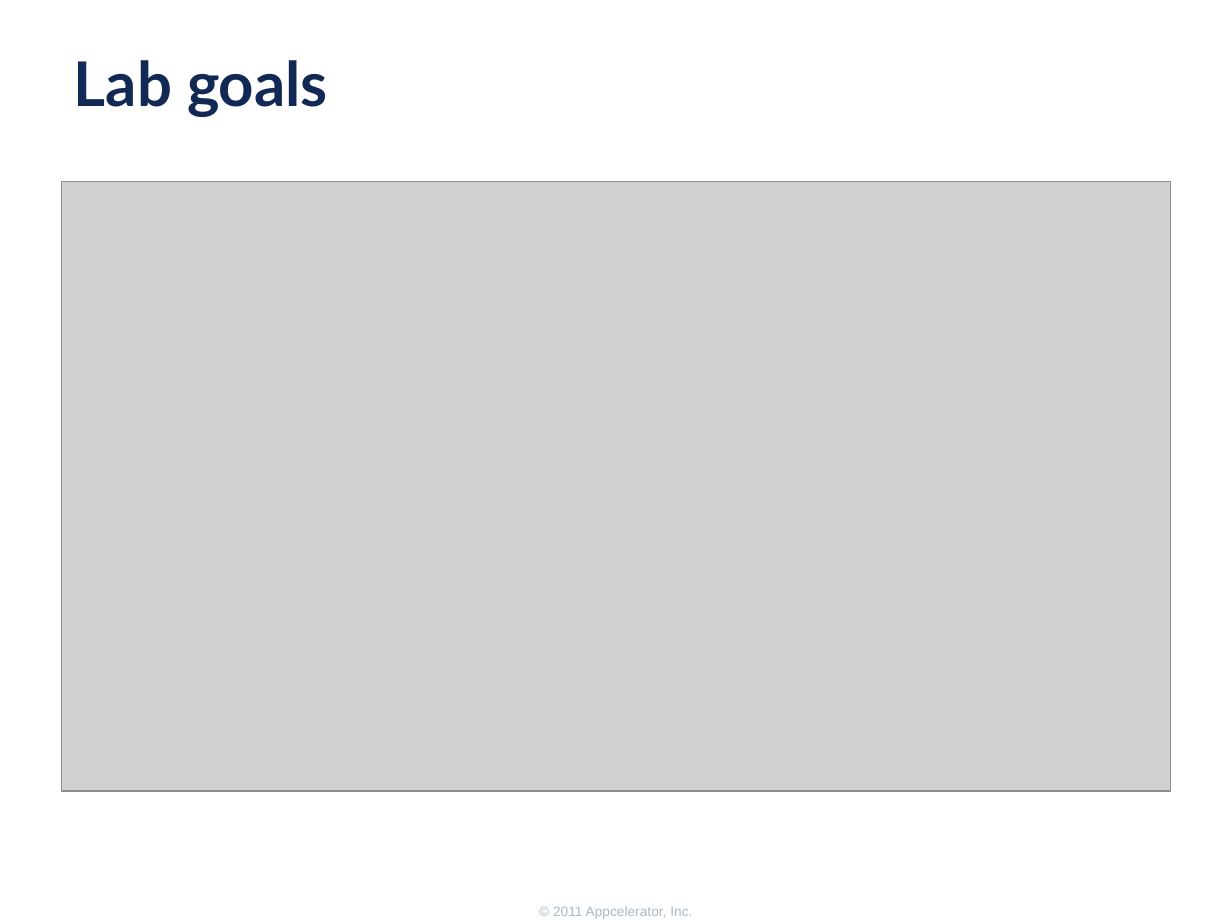
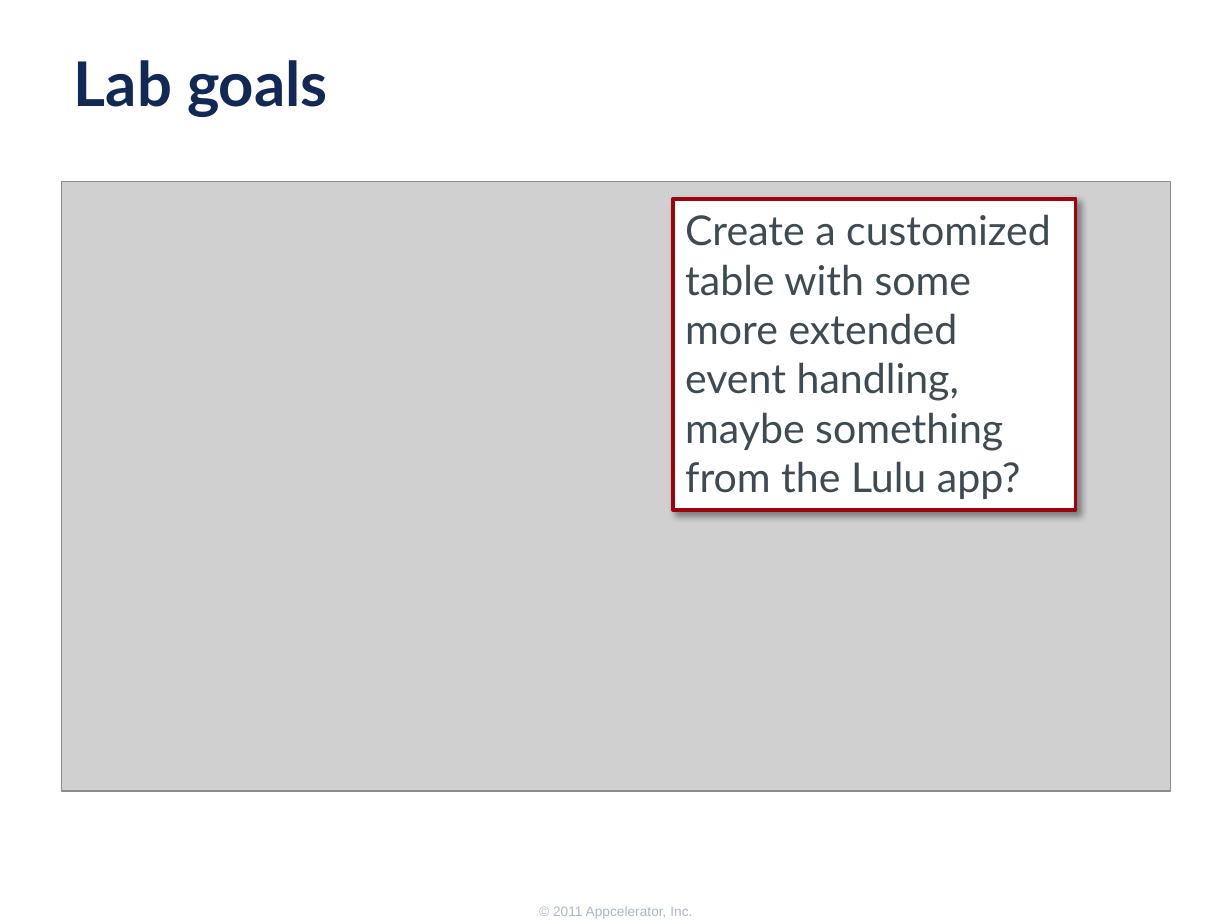
Before and after one commit to appcelerator-forks/appcelerator-training.tcmd_certification, a slide deck: slide 17 of 345/345.pptx (slide 19 before the commit). Drawn at 1232x924 pixels with LibreOffice and Linux fonts; fonts in the diff are those of the drawing; grey boxes stand for pictures; background and template pictures are left out. Boxes give left, top, right and bottom in pixels: in the first picture for what was removed or moved away, otherwise in the second. Text is boxed around its words. In the diff, an @@ line names an element or a change of style, - is before the commit and + after.

```diff
--- a/345/345.pptx
+++ b/345/345.pptx
@@ rectangle added at bbox=[673, 198, 1076, 509], fill #FFFFFF, outline #9C030B 2.25 pt, 24 pt, text #3F4B53 @@
+Create a customized table with some more extended event handling, maybe something from the Lulu app?
```
Also in this commit, not shown: 8 other slides changed, 2 slides removed, 1 other file.
